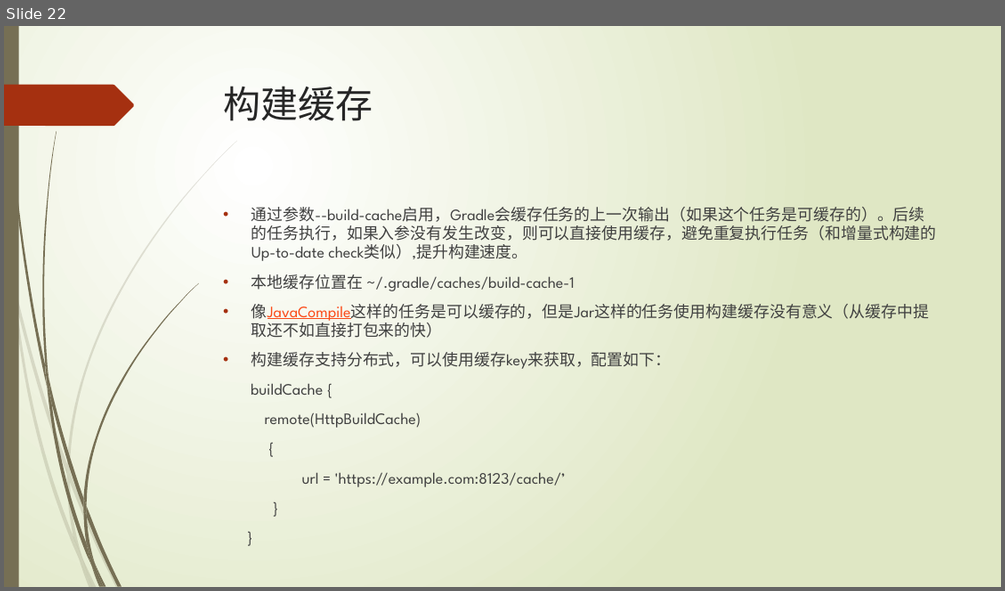
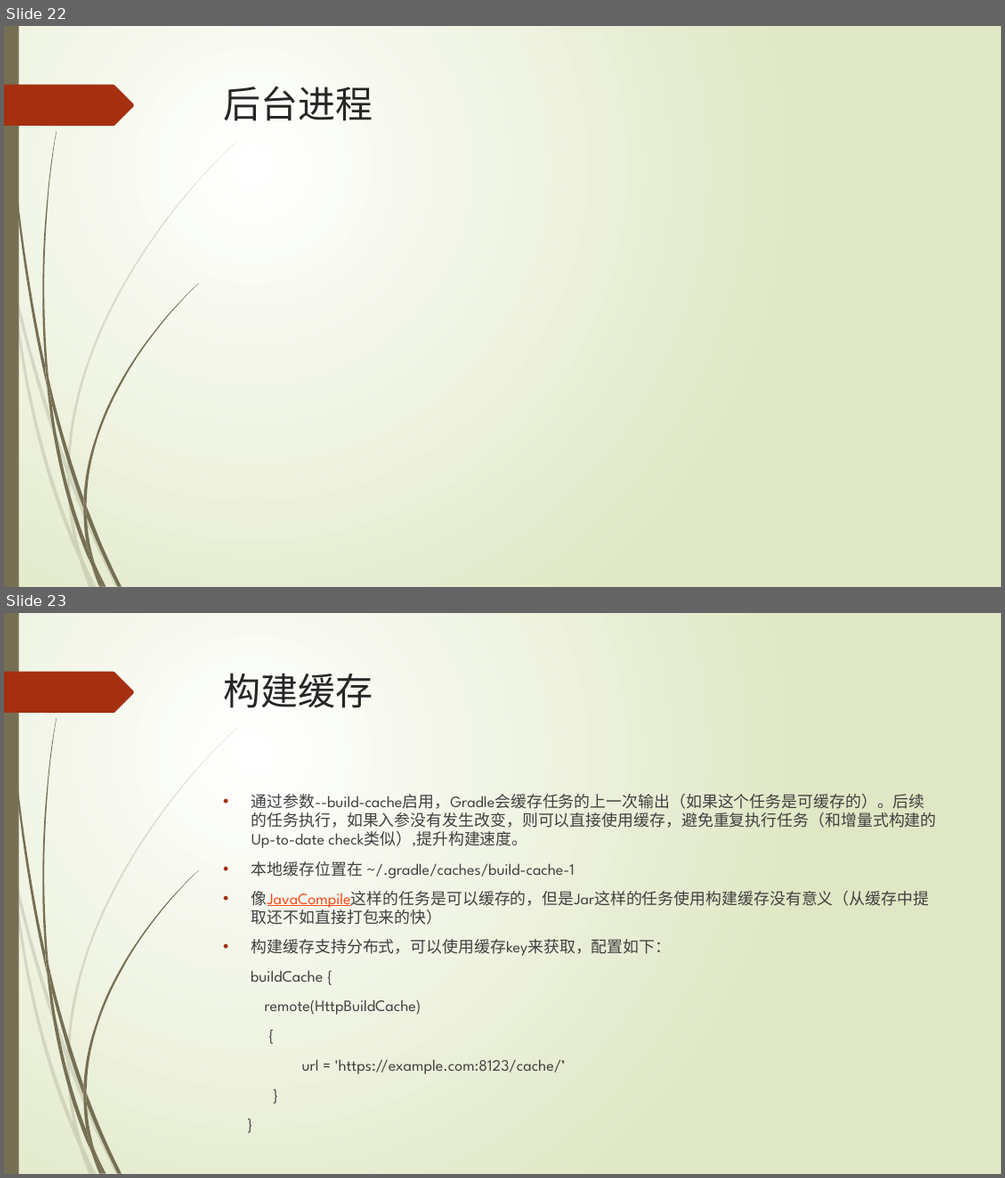
Before and after one commit to xljnc/gradle-springboot-plugin, a slide deck: doc/Gradle浅析.pptx. Shown one above the other, each under a label of ours: slide 22 before the commit, slides 22 and 23 after it. The pictures are 1005x591 and 1005x1178 pixels, drawn with LibreOffice and Linux fonts; fonts in the diff are those of the drawing. Boxes give left, top, right and bottom in pixels: in the first picture for what was removed or moved away, otherwise in the second. Text is boxed around its words. In the diff, an @@ line names an element or a change of style, - is before the commit and + after.

```diff
--- a/doc/Gradle浅析.pptx
+++ b/doc/Gradle浅析.pptx
@@ slide 22 added at [4,26,1001,587], background gradient #FFFFFF to #DFE8C4; not listed: 24 template elements that a slide beside it also shows @@
@@ title added at [224,86,373,121], 36 pt, text #262626 @@
+后台进程
@@ what was slide 22 is now slide 23 @@
```
Also in this commit, not shown: 1 slide changed, 1 other slide added.
